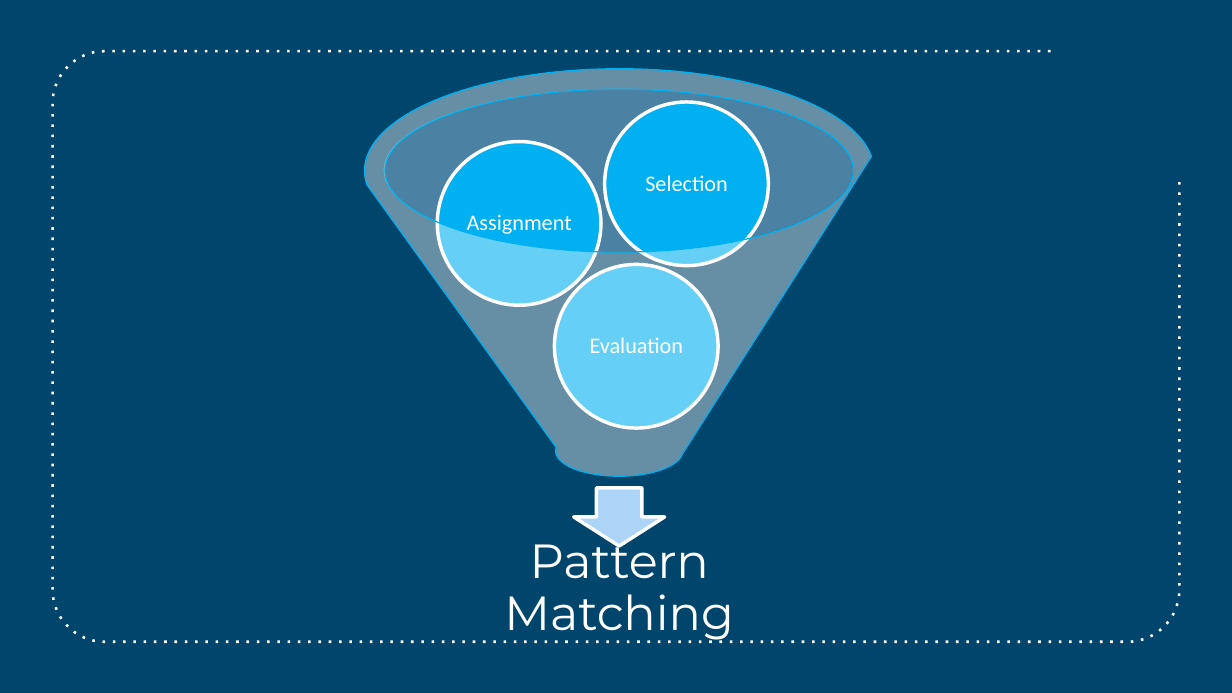
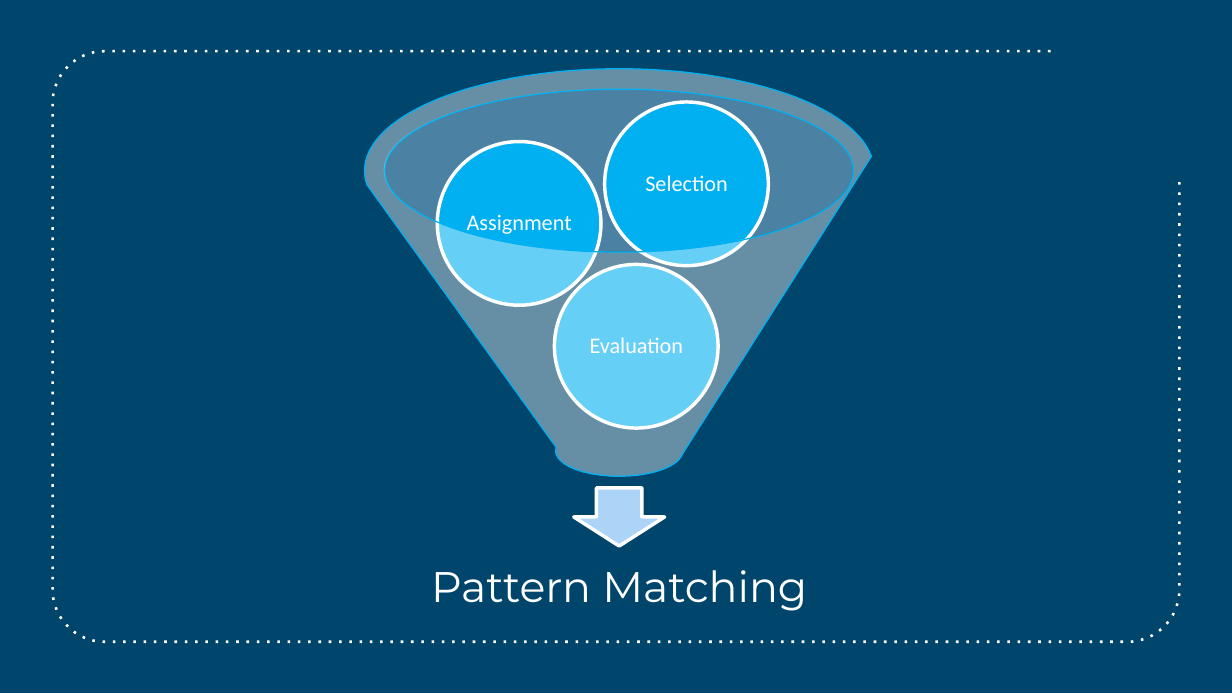
Before and after one commit to pottereric/LearnFSharpAtAnEasyTempo, a slide deck: slide 46 of Slides/Learn FSharp at an Easy Tempo.pptx. Drawn at 1232x693 pixels with LibreOffice and Linux fonts; fonts in the diff are those of the drawing. Boxes give left, top, right and bottom in pixels: in the first picture for what was removed or moved away, otherwise in the second. Text is boxed around its words. In the diff, an @@ line names an element or a change of style, - is before the commit and + after.

```diff
--- a/Slides/Learn FSharp at an Easy Tempo.pptx
+++ b/Slides/Learn FSharp at an Easy Tempo.pptx
@@ text "Pattern Matching" at bbox=[431, 570, 807, 611]: size 28 to 25 pt; less space between paragraphs @@
```
Also in this commit, not shown: 11 other slides changed, 2 slides added, 2 slides removed, 2 other files.
